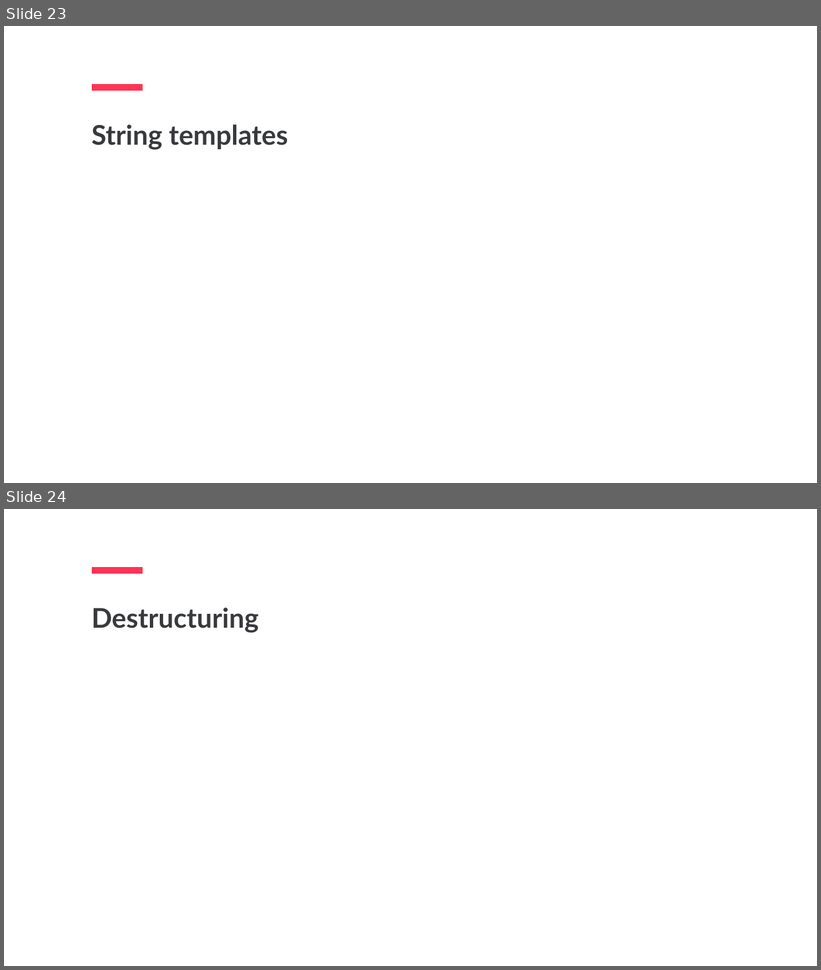
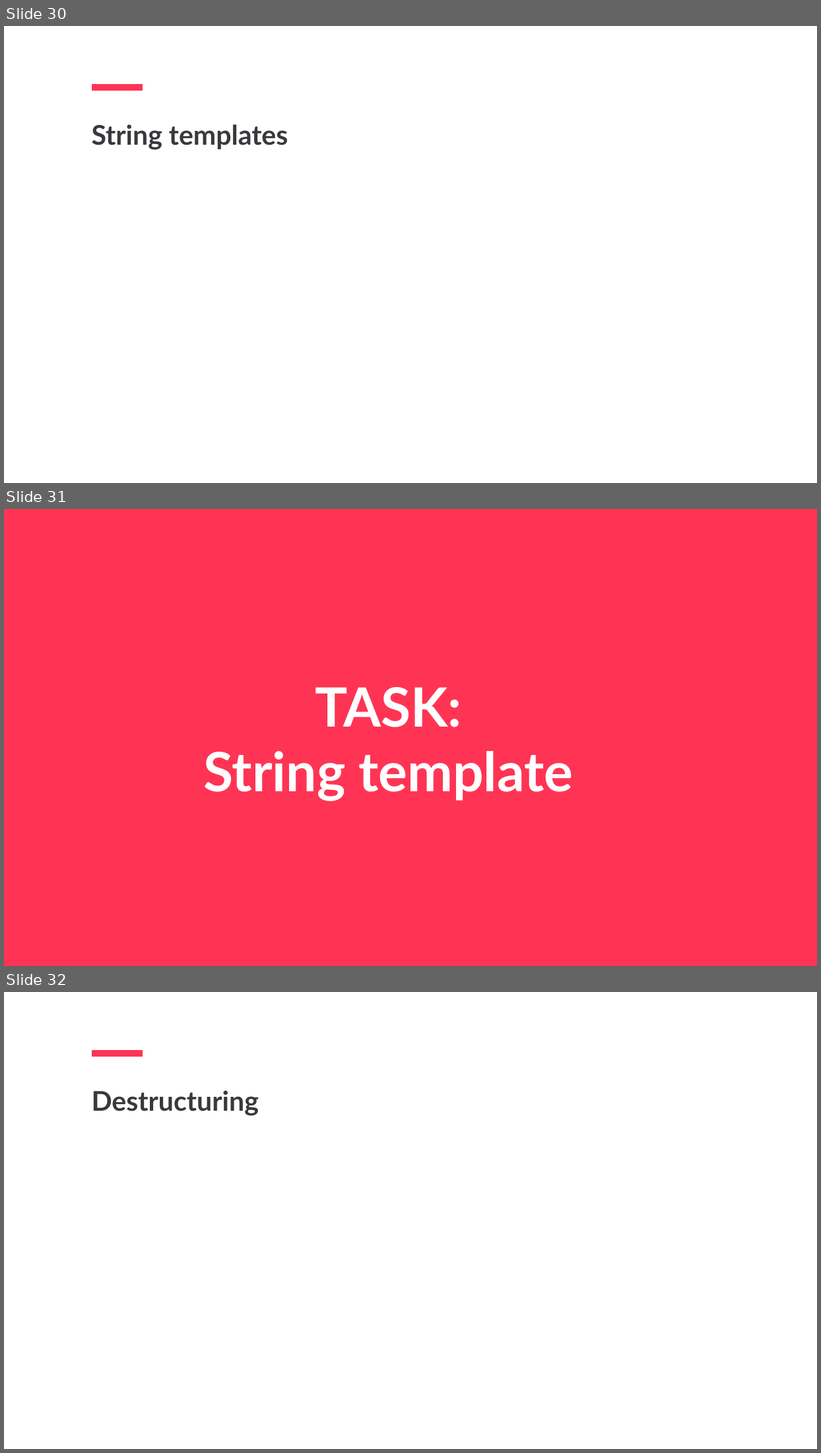
Before and after one commit to jpotapova/js-lecture-2, a slide deck: slides.pptx. Shown one above the other, each under a label of ours: slides 23 and 24 before the commit, slides 30, 31 and 32 after it. The pictures are 821x970 and 821x1453 pixels, drawn with LibreOffice and Linux fonts; fonts in the diff are those of the drawing. Boxes give left, top, right and bottom in pixels: in the first picture for what was removed or moved away, otherwise in the second. Text is boxed around its words. In the diff, an @@ line names an element or a change of style, - is before the commit and + after.

```diff
--- a/slides.pptx
+++ b/slides.pptx
@@ slide 31 added at bbox=[4, 509, 817, 966], background #FF3454 @@
@@ text added at bbox=[203, 687, 573, 801], 128 pt, text #FFFFFF, bold @@
+TASK:
+String template
@@ what was slide 23 is now slide 30 @@
@@ what was slide 24 is now slide 32 @@
```
Also in this commit, not shown: 3 slides changed, 10 other slides added, 1 slide removed, 11 other files.
